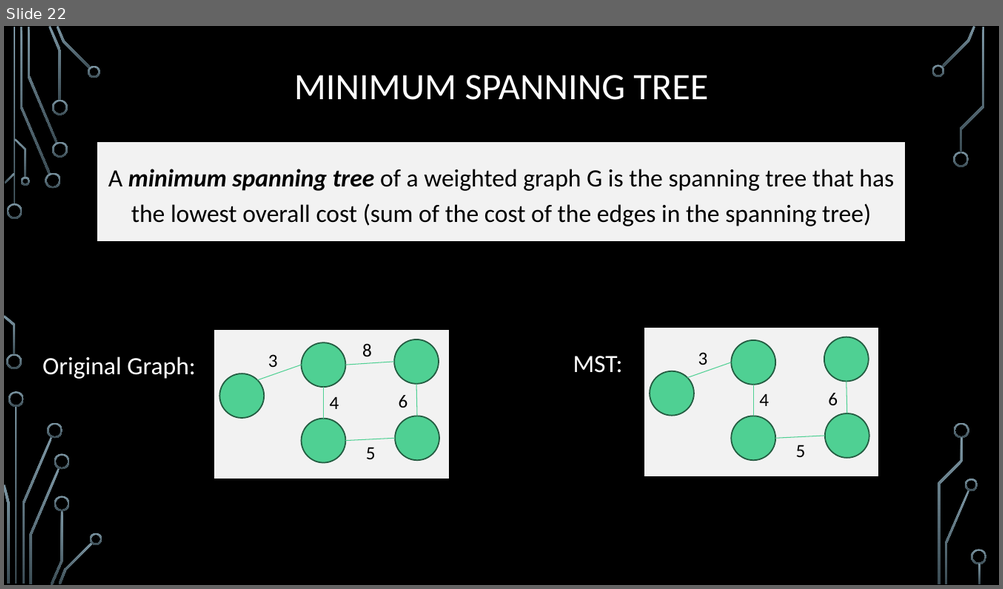
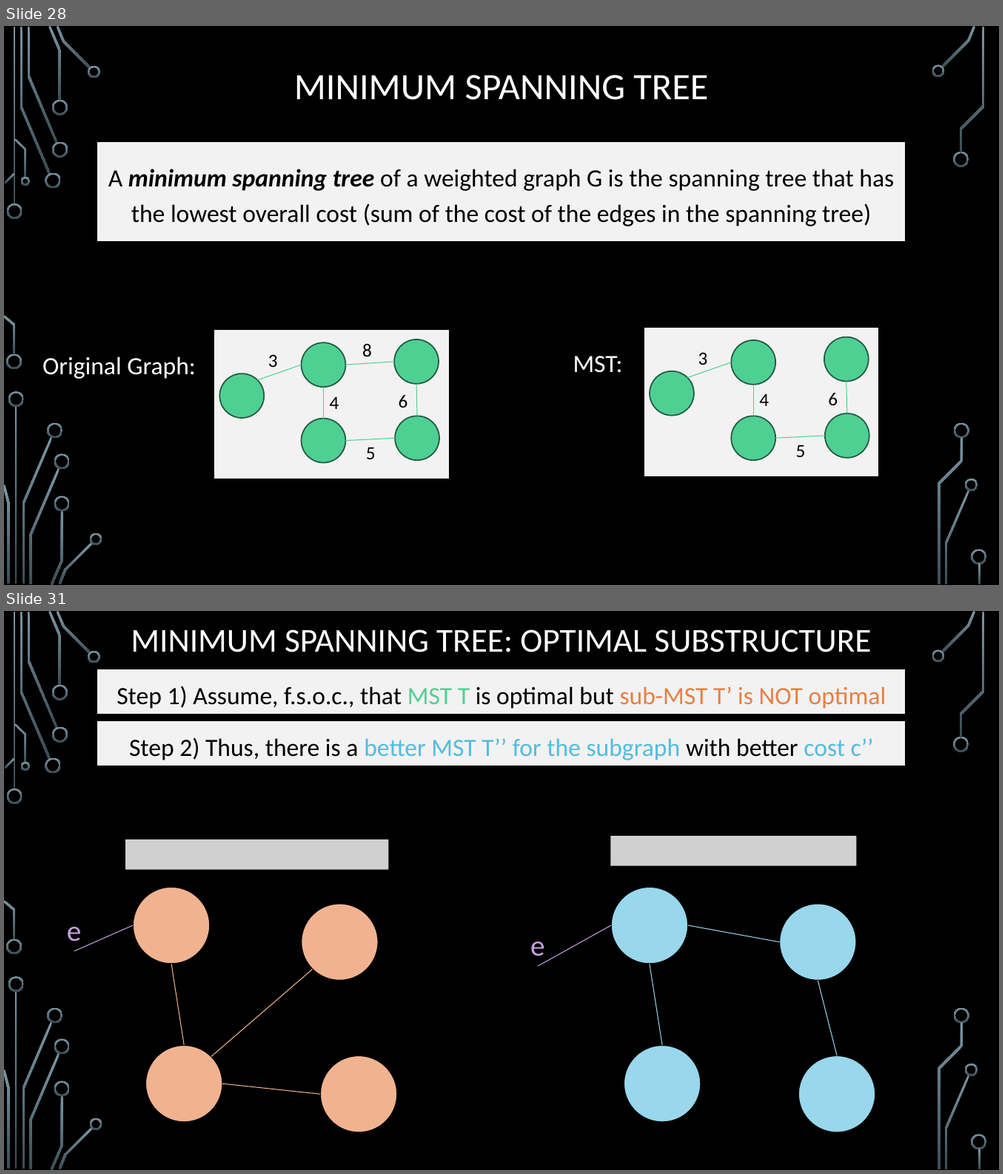
Before and after one commit to markfloryan/dsa2, a slide deck: slides/03-2-DijkstraAndPrim.pptx. Shown one above the other, each under a label of ours: slide 22 before the commit, slides 28 and 31 after it; the slides between them are not shown. The pictures are 1003x589 and 1003x1174 pixels, drawn with LibreOffice and Linux fonts; fonts in the diff are those of the drawing; grey boxes stand for pictures; background and template pictures are left out. Boxes give left, top, right and bottom in pixels: in the first picture for what was removed or moved away, otherwise in the second. Text is boxed around its words. In the diff, an @@ line names an element or a change of style, - is before the commit and + after.

```diff
--- a/slides/03-2-DijkstraAndPrim.pptx
+++ b/slides/03-2-DijkstraAndPrim.pptx
@@ slide 31 added at box(4, 611, 999, 1170), background picture (left out); not listed: 36 template elements that a slide beside it also shows @@
@@ title added at box(131, 629, 871, 652), 32.4 pt, text #FFFFFF @@
+MINIMUM SPANNING TREE: OPTIMAL SUBSTRUCTURE
@@ rectangle added at box(97, 669, 905, 715), fill #F2F2F2, outline #000000 0.75 pt, 24 pt, text #000000 @@
+Step 1) Assume, f.s.o.c., that MST T is optimal but sub-MST T’ is NOT optimal
@@ rectangle added at box(97, 721, 905, 767), fill #F2F2F2, outline #000000 0.75 pt, 24 pt, text #54BCDF @@
+Step 2) Thus, there is a better MST T’’ for the subgraph with better cost c’’
@@ picture added at box(125, 840, 388, 869) @@
@@ picture added at box(611, 836, 856, 866) @@
@@ group added at box(67, 887, 397, 1133): 4 ellipses, 4 lines, 1 text @@
+e
@@ group added at box(530, 887, 876, 1133): 4 ellipses, 4 lines, 1 text @@
+e
@@ what was slide 22 is now slide 28 @@
```
Also in this commit, not shown: 8 slides changed, 11 other slides added, 1 other file.
